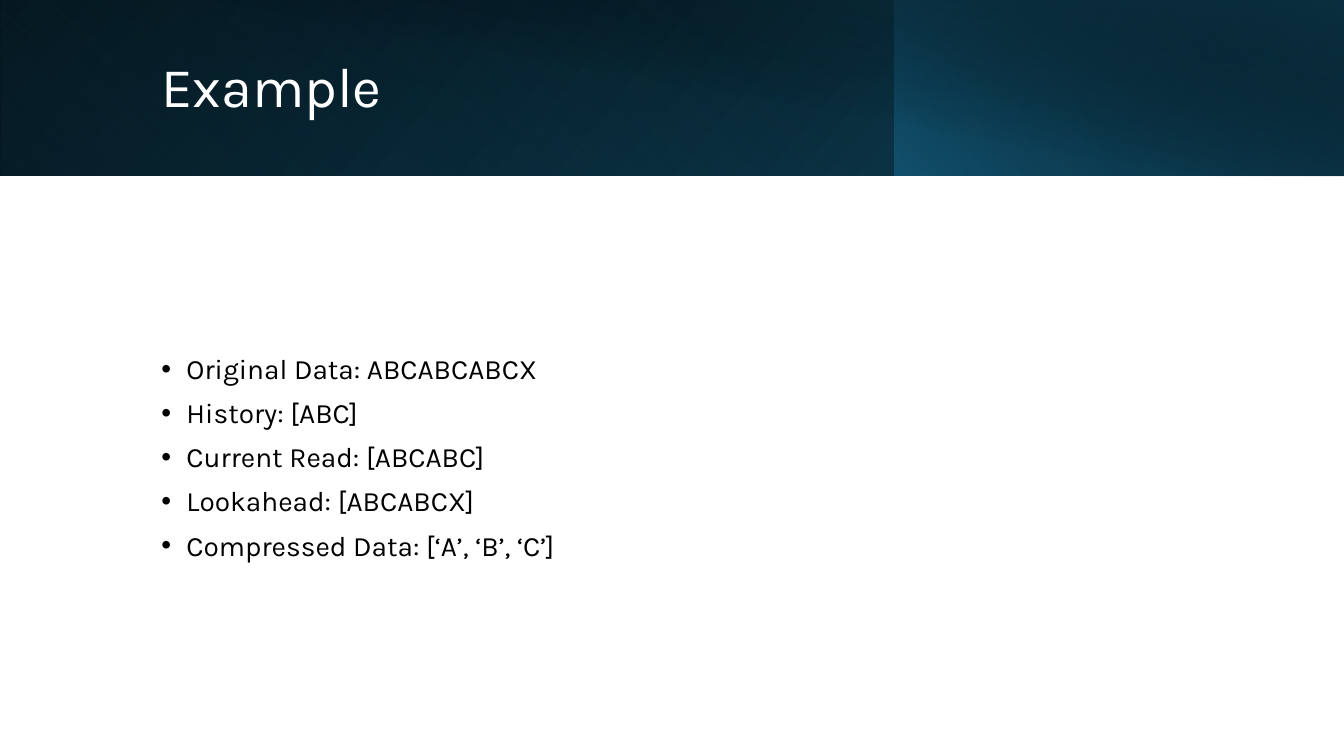
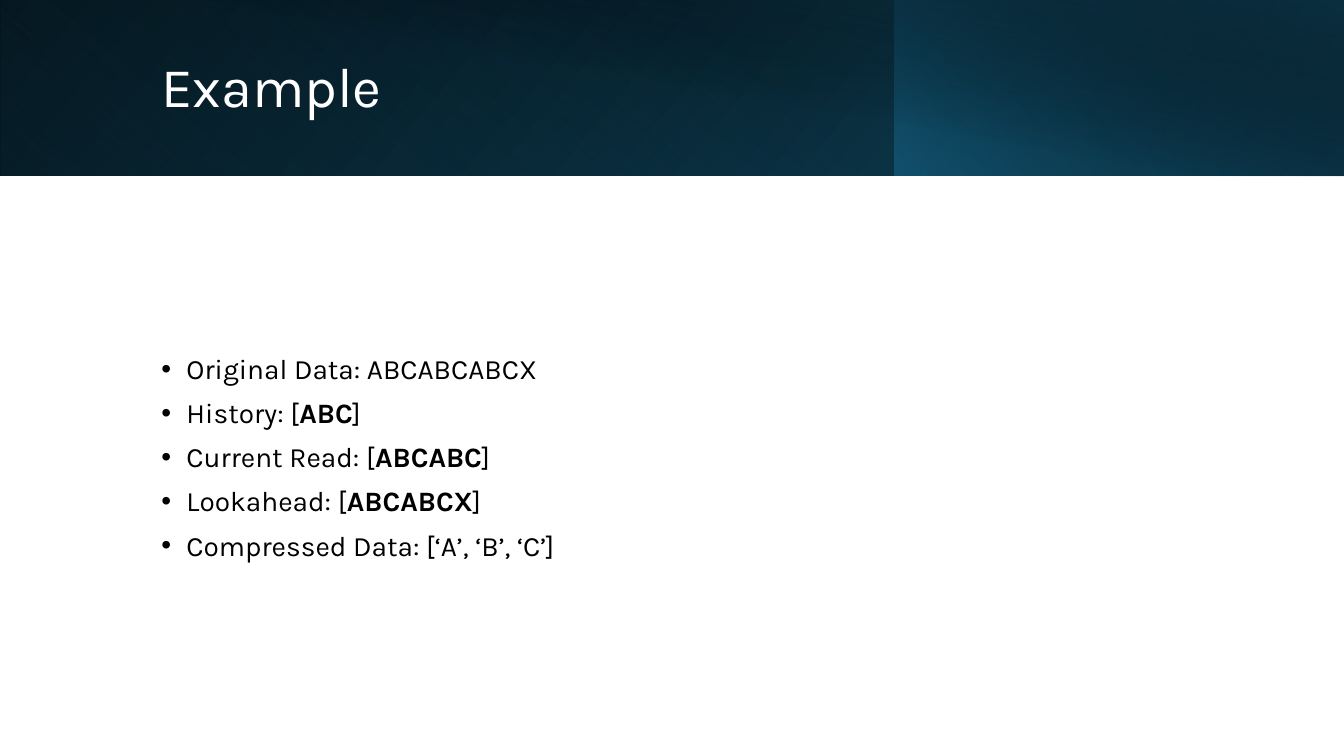
Before and after one commit to weng25j/checkoff3_comp211, a slide deck: slide 10 of LZ77.pptx. Drawn at 1344x756 pixels with LibreOffice and Linux fonts; fonts in the diff are those of the drawing. Boxes give left, top, right and bottom in pixels: in the first picture for what was removed or moved away, otherwise in the second. Text is boxed around its words. In the diff, an @@ line names an element or a change of style, - is before the commit and + after.

```diff
--- a/LZ77.pptx
+++ b/LZ77.pptx
@@ text at (186,402,490,514): bold on in "[ABC]", "[ABCABC]", "[ABCABCX]" @@
```
Also in this commit, not shown: 12 other slides changed, 1 slide added.
